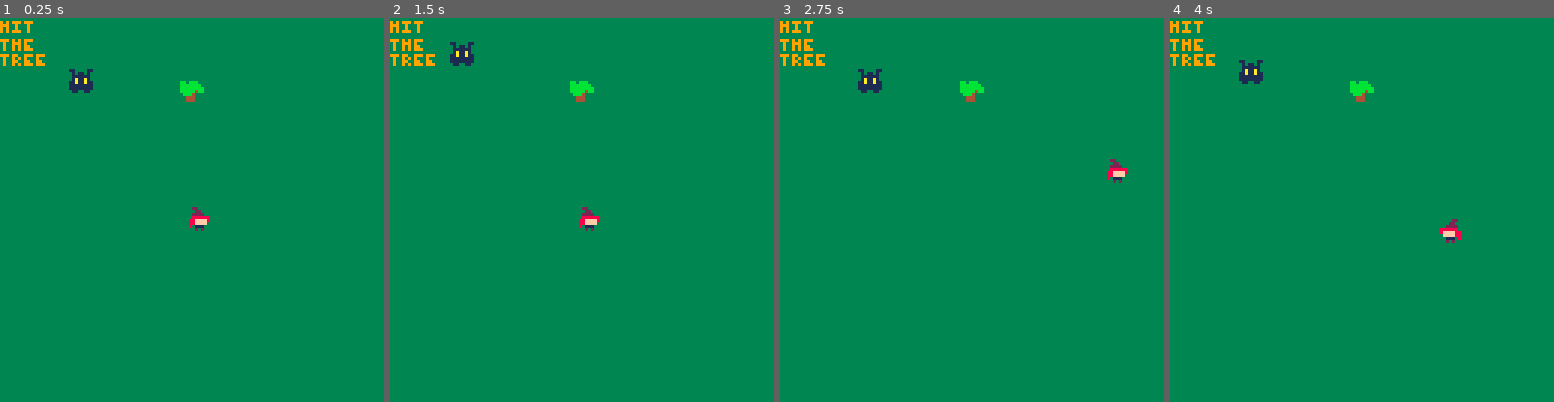
Above: before the commit, frames 1-4 (left to right).
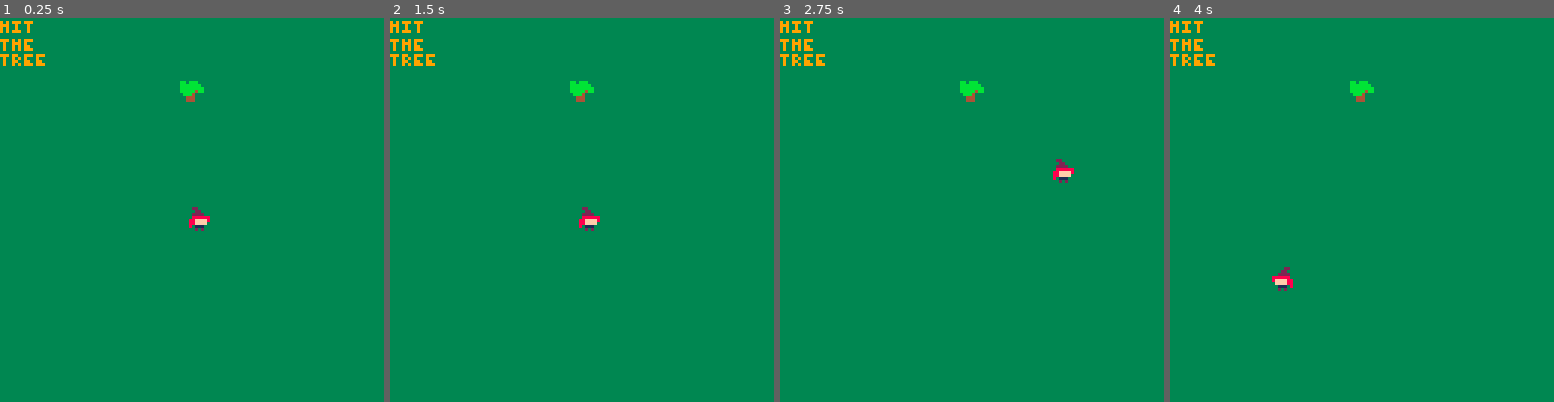
Above: after the commit, the same moments.

Repository: BraydenWheeler/witch_game
Game: PICO-8 cartridge witch.p8
Two runs of this game, one before a commit and one after it. Both use one fixed random seed, a clock stepped at 60 frames per second and the inputs below.
Inputs:
- Up to frame 1 (0.25 s): no input
- Up to frame 2 (1.5 s): tap X (X key) at 0.33, 1.07 s
- Up to frame 3 (2.75 s): hold Right 1.6-2.1 s; tap X (X key) at 1.85 s; hold Up 2.15-2.42 s; hold Right from 2.47 s (still down)
- Up to frame 4 (4 s): tap X (X key) at 2.97 s; release Right at 3.03 s; hold Left 3.08-3.58 s; hold Down 3.63-3.97 s

The runs differ from the first frame. In frame 1, 0.3% of the frame differs, in the area x 17-25%, y 13-20%; in frame 2, 0.3%; in frame 3, 0.7%, in the area x 20-91%, y 13-43%; in frame 4, 0.7%.

Commit message:
added lot more pieces

Diff:
--- a/witch.p8
+++ b/witch.p8
@@ -4,8 +4,7 @@
 function _init()
 	state = 1
 	iplayer()
-	itrees()
-	ienemy()
+	iobjects()
 	ianimate()
 end
 
@@ -13,8 +12,13 @@
 function _update()
 	uplayer()
 	generate_world()
-	animate_trees()
-	uenemy()
+	move_objects()
+	animate_objects()
+
+	// reset button
+	if btn(❎) then
+		restart()
+	end
 end
 
 
@@ -22,8 +26,7 @@
 	cls()
 	map()
 	dplayer()
-	dtrees()
-	denemy()
+	dobjects()
 end
 -->8
 -- player --
@@ -105,16 +108,22 @@
 		return true
 	end
 
-	-- if hitting tree
-	for t in all(trees) do
-		local tx1 = t.x/8
-		local ty1 = t.y/8
-		local tx2 = (t.x+7)/8
-		local ty2 = (t.y+7)/8
-
-		if ((x1>=tx1) and (x1<=tx2)) or ((x2>=tx1) and (x2<=tx2)) then
-			if ((y1>=ty1) and (y1<=ty2)) or ((y2>=ty1) and (y2<=ty2)) then
-				t.active = true
+	-- if hitting objects
+	for i in all(objects) do
+		local ox1 = i.x/8
+		local oy1 = i.y/8
+		local ox2 = (i.x+7)/8
+		local oy2 = (i.y+7)/8
+
+		-- if a collected apple
+		if (i.t == "apple") and (i.active) then
+			return false
+		end
+
+		-- if colliding with any other object
+		if ((x1>=ox1) and (x1<=ox2)) or ((x2>=ox1) and (x2<=ox2)) then
+			if ((y1>=oy1) and (y1<=oy2)) or ((y2>=oy1) and (y2<=oy2)) then
+				i.active = true
 				return true
 			end
 		end
@@ -124,29 +133,178 @@
 	return false
 end
 
+
+function move_objects()
+	for i in all(objects) do
+
+	// enemies follow player
+		if i.t == "enemy" then
+
+			if (i.x < player.x) and (i.dir == "p") then
+				i.x += 0.5
+			end
+
+			if (i.x > player.x) and (i.dir == "p") then
+				i.x -= 0.5
+			end
+
+			if (i.y < player.y) and (i.dir == "p") then
+				i.y += 0.5
+			end
+
+			if (i.y > player.y) and (i.dir == "p") then
+				i.y -= 0.5
+			end
+			-- x axis enemies
+			if (i.dir == "xr") then
+				i.x += 1
+				push_player(i,"xr")
+				if (i.x > 121) then
+					i.dir = "xl"
+				end
+			end
+
+			if (i.dir == "xl") then
+				i.x -= 1
+				push_player(i,"xl")
+				if (i.x < 0) then
+					i.dir = "xr"
+				end
+			end
+			-- y axis enemies
+			if (i.dir == "yu") then
+				i.y -= 1
+				push_player(i,"yu")
+				if (i.y < 0) then
+					i.dir = "yd"
+				end
+			end
+
+			if (i.dir == "yd") then
+				i.y += 1
+				push_player(i,"yd")
+				if (i.y > 121) then
+					i.dir = "yu"
+				end
+			end
+
+			-- deactivate trees if enemy
+			for t in all(objects) do
+				if (t.active) and (t.type == "tree") then
+					-- enemy hitbox
+					local x1 = i.x
+					local x2 = i.x+7
+					local y1 = i.y
+					local y2 = i.y+7
+
+					-- tree hitbox
+					local ox1 = t.x
+					local ox2 = t.x+7
+					local oy1 = t.y
+					local oy2 = t.y+7
+
+					if ((x1>=ox1) and (x1<=ox2)) or ((x2>=ox1) and (x2<=ox2)) then
+						if ((y1>=oy1) and (y1<=oy2)) or ((y2>=oy1) and (y2<=oy2)) then
+							t.active = false
+						end
+					end
+
+				end
+		 end
+
+		end
+	end
+	-- checks if all items collected,
+	-- enemies will then target player
+	activate_enemies()
+end
+
+function push_player(o,dir)
+	-- player hitbox
+	local x1 = player.x
+	local x2 = player.x+7
+	local y1 = player.y
+	local y2 = player.y+7
+
+	-- object hitbox
+	local ox1 = o.x
+	local ox2 = o.x+7
+	local oy1 = o.y
+	local oy2 = o.y+7
+
+	if ((x1>=ox1) and (x1<=ox2)) or ((x2>=ox1) and (x2<=ox2)) then
+		if ((y1>=oy1) and (y1<=oy2)) or ((y2>=oy1) and (y2<=oy2)) then
+
+			if (dir == "xr") then
+				player.x += 1
+			end
+
+			if (dir == "xl") then
+				player.x -= 1
+			end
+
+			if (dir == "yu") then
+				player.y -= 1
+			end
+
+			if (dir == "yd") then
+				player.y += 1
+			end
+
+			-- out of bound cases
+			if (player.x <= 0) then
+				player.x += 10
+			end
+
+			if (player.x >= 130) then
+				player.x -= 10
+			end
+
+			if (player.y <= 0) then
+				player.y += 10
+			end
+
+			if (player.y >= 130) then
+				player.y -= 10
+			end
+
+		end
+	end
+end
+
+function activate_enemies()
+	apples = 0
+	collected = 0
+	for o in all(objects) do
+		if (o.t == "apple") then
+			apples += 1
+			if (o.active == true) then
+				collected += 1
+			end
+		end
+	end
+
+	if (apples == collected) then
+		for o in all(objects) do
+			if (o.t == "enemy") then
+				o.dir = "p"
+			end
+		end
+	end
+end
 -->8
 -- level generate --
 function generate_world()
 	local fload = true
-	for t in all(trees) do
-		if t.s != 14 then
+	for i in all(objects) do
+		if (i.t == "tree") and (i.s != 14) then
 			fload = false
 		end
 	end
 
 	if fload then
-		if state == 1 then
-	 	level1()
-		end
-
-		if state == 3 then
-			level2()
-		end
-
-		if state == 5 then
-			level3()
-		end
-
+
+		create_level() // creates proper level
 		-- check if level clear
 		if check_clear() then
 			state += 1
@@ -157,14 +315,42 @@
 end
 
 function check_clear()
-	for t in all(trees) do
-		if t.active == false then
+	for i in all(objects) do
+		if (i.type == "tree") and (i.active == false) then
 			return false
 		end
 	end
 	return true
 end
 
+function create_level()
+	if state == 1 then
+	 	level1()
+		end
+
+		if state == 3 then
+			level2()
+		end
+
+		if state == 5 then
+			level3()
+		end
+
+		if state == 7 then
+			level4()
+		end
+
+		if state == 9 then
+			level5()
+		end
+end
+
+function restart()
+	state -= 1
+	create_level()
+	player.x = 63
+	player.y = 63
+end
 
 function level1()
 	mset(0,0,40)
@@ -172,51 +358,132 @@
 	mset(0,1,56)
 	mset(1,1,57)
 	create_tree(60,20)
-	create_enemy(20,20)
 	state = 2
 end
 
 function level2()
-	trees = {}
-	enemy = {}
+	clear_objects()
 	mset(0,0,1)
 	mset(0,1,1)
 	mset(1,0,1)
 	mset(1,1,1)
 	create_tree(100,100)
 	create_tree(10,10)
+	create_rock(10,30)
+	create_rock(100,80)
+	create_rock(30,10)
+	create_rock(80,100)
 	state = 4
 end
 
 function level3()
-	trees = {}
-	create_tree(10,100)
-	create_enemy(100,10)
+	clear_objects()
+	mset(0,0,42)
+	mset(1,0,43)
+	mset(2,0,44)
+	mset(0,1,58)
+	mset(1,1,59)
+	mset(2,1,60)
+
+	create_tree(20,20)
+	create_tree(110,20)
+	create_tree(20,110)
+	create_tree(110,110)
+
+	create_enemy(45,60,"yd")
+	create_enemy(75,60,"yu")
+	create_rock(20,63)
+	create_rock(110,63)
+	create_rock(45,20)
+	create_rock(75,20)
+	create_rock(45,110)
+	create_rock(75,110)
+	create_apple(60,10)
 	state = 6
 end
+
+function level4()
+	clear_objects()
+
+	create_tree(63,20)
+	create_tree(63,100)
+	create_enemy(100,40,"p")
+	state = 8
+end
+
+function level5()
+	clear_objects()
+
+	create_rock(20,40)
+	create_rock(30,40)
+	create_rock(40,40)
+	create_rock(50,40)
+	create_rock(60,40)
+	create_rock(70,40)
+	create_rock(80,40)
+	create_rock(90,40)
+	create_rock(100,40)
+
+	create_tree(60,10)
+	state = 10
+end
 -->8
--- trees --
-function itrees()
-	trees={}
+-- objects --
+function iobjects()
+	objects = {}
 end
 
 
 function create_tree(a,b)
-	add(trees,{x=a,y=b,active=false,s=2})
-end
-
-
-function dtrees()
-	for t in all(trees) do
-
-		if t.active then
-
-			spr(t.s,t.x,t.y)
-		else
-			spr(t.s,t.x,t.y)
-		end
-	end
-end
+	add(objects,{t="tree",x=a,y=b,active=false,s=2})
+end
+
+function create_enemy(a,b,c)
+	add(objects,{t="enemy",x=a,y=b,active=false,dir=c,s=49})
+end
+
+function create_rock(a,b)
+	add(objects,{t="rock",x=a,y=b,active=false,s=81})
+end
+
+function create_apple(a,b)
+	add(objects,{t="apple",x=a,y=b,active=false,s=82})
+end
+
+function clear_objects()
+	objects = {}
+end
+
+
+function dobjects()
+-- unnecessary if statement!!!
+	for i in all(objects) do
+
+		if (i.t == "tree") then
+			if i.active then
+
+				spr(i.s,i.x,i.y)
+			else
+				spr(i.s,i.x,i.y)
+			end
+		end
+
+		if (i.t == "enemy") then
+			spr(i.s,i.x,i.y)
+		end
+
+		if (i.t == "rock") then
+			spr(i.s,i.x,i.y)
+		end
+
+		if (i.t == "apple") then
+			if not i.active then
+				spr(i.s,i.x,i.y)
+			end
+		end
+	end
+end
+
 
 
 -->8
@@ -244,67 +511,32 @@
 	end
 end
 
-function animate_trees()
-	-- todo  too fast! --
+function animate_objects()
 	if a.stimer < a.ani_speed then
 		a.stimer += 1
 	else
-		for t in all(trees) do
-			if t.active then
-				if t.s < 14 then
-					t.s += 1
+		for i in all(objects) do
+			// tree animation
+			if (i.t == "tree") and (i.active) then
+				if i.s < 14 then
+					i.s += 1
 				end
-			else
-				t.s = 2
-			end
-		end
-	end
-end
--->8
--- enemies --
-function ienemy()
-	enemy = {}
-end
-
-function create_enemy(a,b)
-	add(enemy,{x=a,y=b,s=49})
-end
-
-function uenemy()
-
-	for e in all(enemy) do
-		local lx = e.x
-		local ly = e.y
-	-- choose rnd direction
-		local dir = flr(rnd(4))
-
-		if (dir == 0) then
-			e.x += 3
-		end
-
-		if (dir == 1) then
-			e.x -= 3
-		end
-
-		if (dir == 2) then
-			e.y += 3
-		end
-
-		if (dir == 3) then
-			e.y -= 3
-		end
-
-		if collide(e) then
-			e.x = lx
-			e.y = ly
-		end
-
-	end
-end
-
-function denemy()
-	for e in all(enemy) do
-		spr(e.s,e.x,e.y)
+			elseif (i.t == "tree") and not (i.active) then
+				i.s = 2
+			end
+
+			// enemy animation
+			if (i.t == "enemy") then
+				-- player chaser spr --
+				if (i.dir == "p") then
+					i.s = 65
+
+				else
+					i.s = 49
+				end
+			end
+
+		end
 	end
 end
 
Not shown, changed: 32 lines of the sprite sheet (__gfx__) section of witch.p8
Not shown, added: .DS_Store
